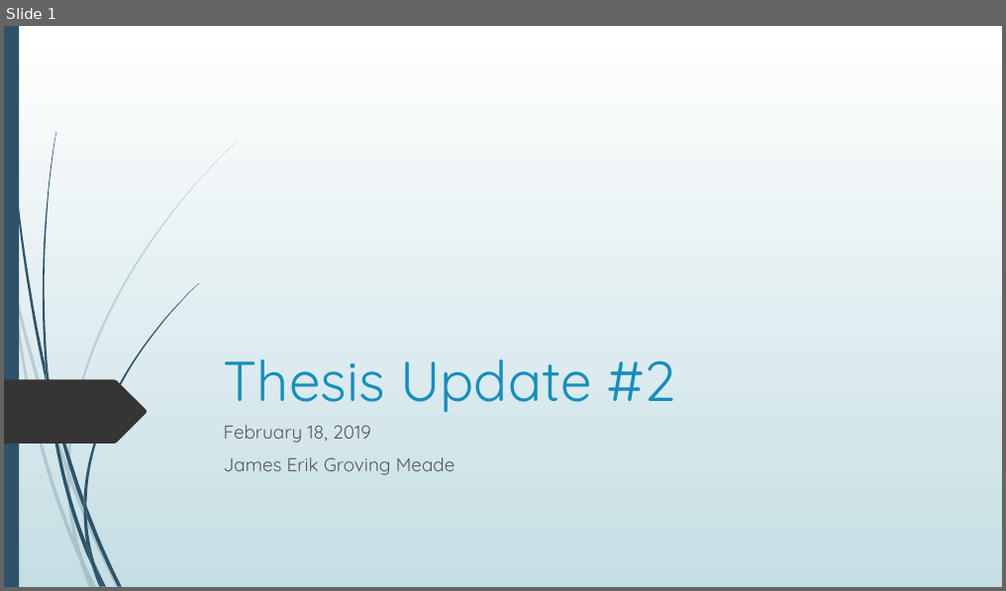
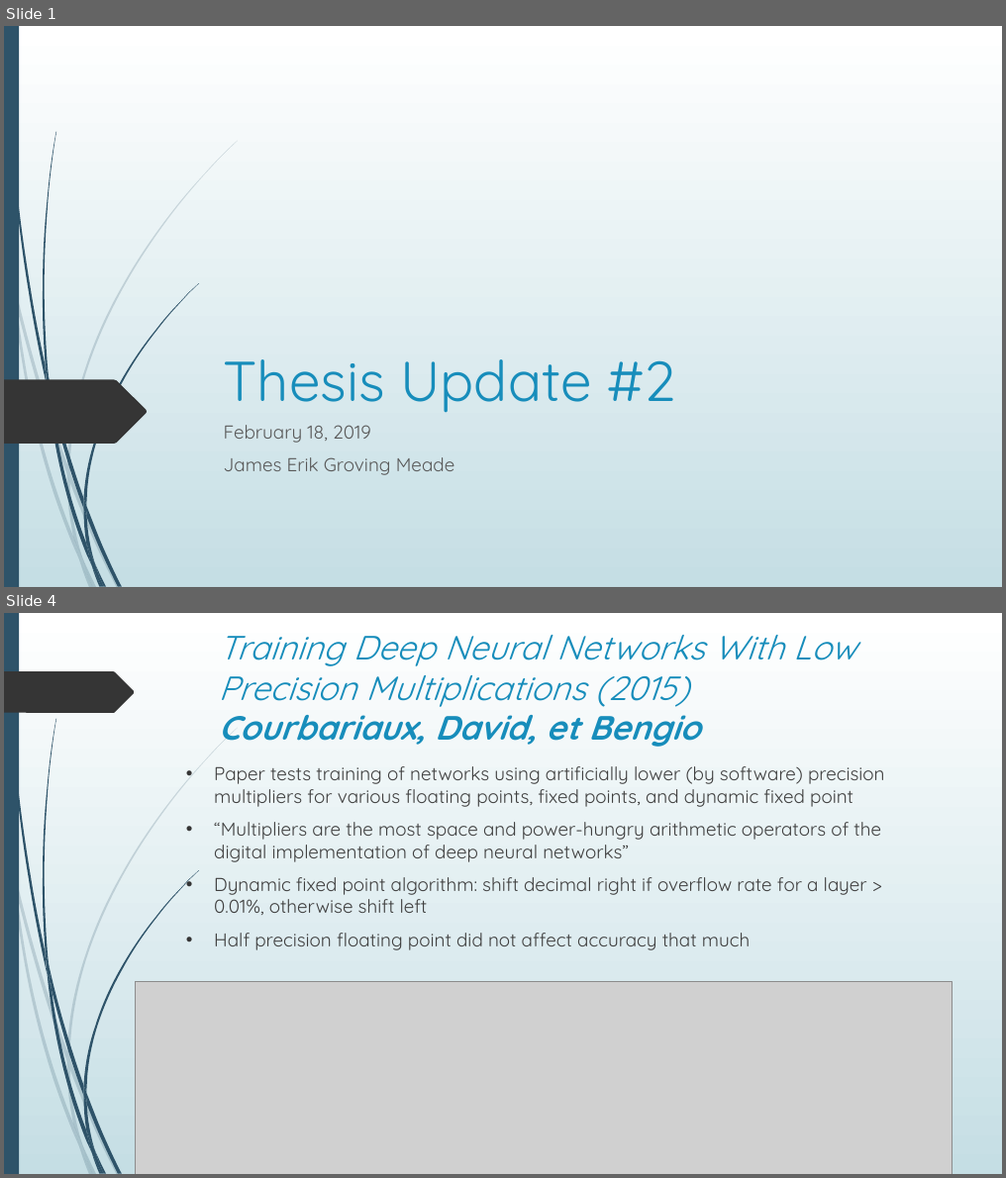
Before and after one commit to erikgroving/NeuralNetworkHardwareAccelerator, a slide deck: WeeklyPresentations/update2_02_18.pptx. Shown one above the other, each under a label of ours: slide 1 before the commit, slides 1 and 4 after it; the slides between them are not shown. The pictures are 1006x591 and 1006x1178 pixels, drawn with LibreOffice and Linux fonts; fonts in the diff are those of the drawing; grey boxes stand for pictures. Boxes give left, top, right and bottom in pixels: in the first picture for what was removed or moved away, otherwise in the second. Text is boxed around its words. In the diff, an @@ line names an element or a change of style, - is before the commit and + after.

```diff
--- a/WeeklyPresentations/update2_02_18.pptx
+++ b/WeeklyPresentations/update2_02_18.pptx
@@ slide 4 added at (4,613,1002,1174), background gradient #FFFFFF to #C5DEE5; not listed: 23 template elements that a slide beside it also shows @@
@@ title added at (219,635,856,747), 32.4 pt, text #178DBB, italic @@
+Training Deep Neural Networks With Low Precision Multiplications (2015)
+Courbariaux, David, et Bengio
@@ freeform shape added at (4,671,135,713), fill #353535 @@
@@ text added at (214,766,885,951), 18 pt, text #404040 @@
+• Paper tests training of networks using artificially lower (by software) precision multipliers for various floating points, fixed points, and dynamic fixed point
+• “Multipliers are the most space and power-hungry arithmetic operators of the digital implementation of deep neural networks”
+• Dynamic fixed point algorithm: shift decimal right if overflow rate for a layer > 0.01%, otherwise shift left
+• Half precision floating point did not affect accuracy that much
@@ picture added at (135,982,951,1174) @@
```
Also in this commit, not shown: 6 other slides added, 1 other file.
